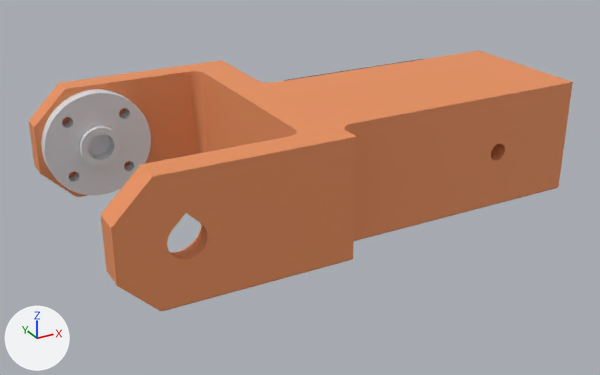
Before and after pictures for a commit that changed the glTF model robot-sim/cad/mesh/femur.glb.
The view is the same before and after, from a 50 mm lens placed at (-0.0447, -0.152, 0.066), pointed at (0.0379, -0.0019, -0.0091). Lighting does not change. The marker at lower left points along +X, +Y and +Z. The older version comes first. Vertices at exactly the same position are counted once.

Script lines for the objects in view, before the commit:
```python
me_mesh_0 = bpy.data.meshes.new('Mesh_0')
me_mesh_0.from_pydata(...)  # 1886 vertices, 3816 faces; spans x -0.013..0.095, y -0.0306..0.0306, z -0.013..0.013
# faces by material slot: [1444, 1444, 928]
me_mesh_0.materials.append(mat_femur)  # orange #ed9561
me_mesh_0.materials.append(mat_horn_25t)  # white #e1e1e5
me_mesh_0.materials.append(mat_mg996r)  # dark grey #3f3f3f
ob_femur = bpy.data.objects.new('femur', me_mesh_0)
ob_femur.location = (0.0, 0.0, 0.0)
```
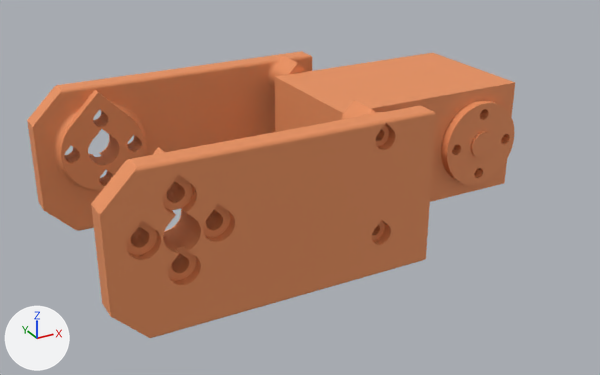
The change in detail:
Material 'ST3215' (mat_st3215) is new.
Its base color is (0.85, 0.3, 0.12) (orange #ed9561).
Its metallic is 0.1.
Its roughness is 0.7.
me_mesh_0 is used by ob_femur; location (0.0, 0.0, 0.0).
me_mesh_0 had 1886 vertices, 3816 faces and spanned x -0.013..0.095, y -0.0306..0.0306, z -0.013..0.013.
me_mesh_0 now has 4616 vertices, 9280 faces and spans x -0.014..0.0851, y -0.0281..0.0261, z -0.0195..0.0148.
me_mesh_0 part 1: the loose piece of 712 vertices spanning x -0.013..0.095, y -0.0306..0.0306, z -0.013..0.013 is rebuilt with 3837 vertices and now spans x -0.014..0.054, y -0.0281..0.0261, z -0.0195..0.0148.
me_mesh_0 part 2: the loose piece of 458 vertices spanning x 0.0374..0.0919, y -0.0188..0.0241, z -0.0099..0.0099 is rebuilt with 779 vertices and now spans x 0.0399..0.0851, y -0.0192..0.0186, z -0.0124..0.0124, in mat_st3215 (orange #ed9561).
me_mesh_0 part 3: 716 vertices removed from x -0.012..0.012, y 0.0206..0.0251, z -0.012..0.012.
me_mesh_0 no longer uses material mat_horn_25t (white #e1e1e5).
me_mesh_0 no longer uses material mat_mg996r (dark grey #3f3f3f).
me_mesh_0 gains material mat_st3215 (orange #ed9561).

Changed parts and their boxes (x1, y1, x2, y2) in the pictures (600 x 375 px):
'femur', reshaped (10% narrower, 10% taller)
    before: (28, 51, 573, 311)
    after: (27, 51, 515, 338)
part 1 of me_mesh_0, rebuilt (25% narrower, 10% taller)
    before: (28, 51, 573, 311)
    after: (27, 51, 436, 338)
part 2 of me_mesh_0, rebuilt (mostly hidden before)
    before: (284, 59, 421, 81)
    after: (275, 53, 515, 202)
part 3 of me_mesh_0, deleted
    before: (41, 89, 151, 195)
